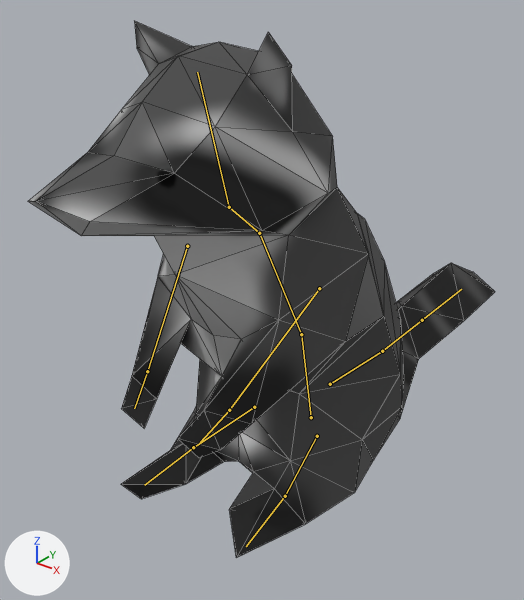
The Blender file Assets/Art/m_raccoon.blend: old version first, new version second.
Camera for both pictures: a 50 mm camera at (3.22, -4.77, 4.02) aimed at (-0.39, -0.26, 1.22). The axes (+X, +Y, +Z) are drawn at lower left. The lights are the same throughout. The bones that bend it are drawn over the model as lines. Mesh edges are drawn as thin lines.

Objects in the first picture: 'raccoon'.
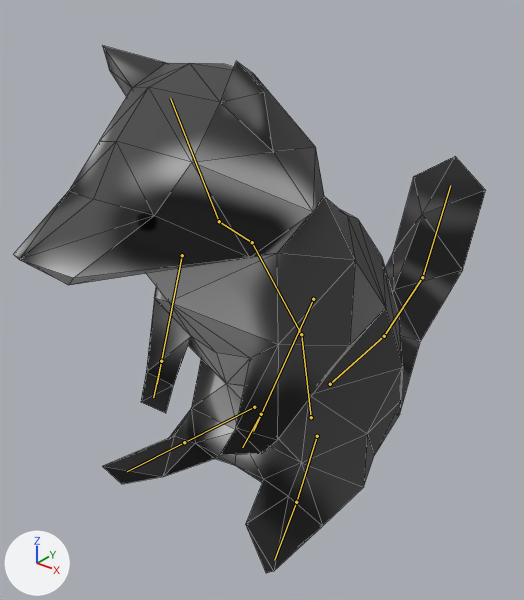
Commit message: Idle animation

The newer file adds an action. The first version stands in its rest pose; the second is drawn at frame 30 of the action 'idle'.

The edits, one by one:
Bone 'spine' (bone_spine) moves from (0.0, 0.0, 0.0) to (0.0, -0.04, -0.02).
Bone 'spine' (bone_spine) turns from (0, 0, 0) to (-5, 0, 0) degrees about its own x, y and z.
Bone 'head' (bone_head) turns from (0, 0, 0) to (-4, 0, 0) degrees about its own x, y and z.
Bone 'tail.root' (bone_tail_root) turns from (0, 0, 0) to (-10, 0, 0) degrees about its own x, y and z.
Bone 'tail.mid' (bone_tail_mid) turns from (0, 0, 0) to (16, 0, 0) degrees about its own x, y and z.
Bone 'tail.end' (bone_tail_end) turns from (0, 0, 0) to (37, 0, 0) degrees about its own x, y and z.
Bone 'IK.arm.L' (bone_ik_arm_l) moves from (0.0, 0.0, 0.0) to (0.08, 0.25, 0.13).
Bone 'IK.arm.L' (bone_ik_arm_l) turns from (0, 0, 0) to (26, 0, 0) degrees about its own x, y and z.
Bone 'IK.leg.L' (bone_ik_leg_l) moves from (0.0, 0.0, 0.0) to (0.11, 0.0, 0.0).
Bone 'IK.leg.L' (bone_ik_leg_l) turns from (0, 0, 0) to (0, 0, 14) degrees about its own x, y and z.
Bone 'IK.arm.R' (bone_ik_arm_r) moves from (0.0, 0.0, 0.0) to (-0.18, 0.28, 0.18).
Bone 'IK.arm.R' (bone_ik_arm_r) turns from (0, 0, 0) to (11, 0, 0) degrees about its own x, y and z.
Bone 'IK.leg.R' (bone_ik_leg_r) moves from (0.0, 0.0, 0.0) to (-0.11, 0.0, 0.0).
Bone 'IK.leg.R' (bone_ik_leg_r) turns from (0, 0, 0) to (0, 0, -14) degrees about its own x, y and z.

Boxes [x1, y1, x2, y2] around the edits, measured in the pictures (524 x 600 px):
'raccoon', posed: before [28, 21, 495, 558]; after [14, 46, 486, 573]
bone 'spine', root to tip: before (301, 334) to (259, 233); after (301, 334) to (252, 242)
bone 'head', root to tip: before (229, 207) to (197, 72); after (219, 221) to (170, 98)
bone 'tail.root', root to tip: before (330, 384) to (382, 351); after (330, 384) to (384, 336)
bone 'tail.mid', root to tip: before (382, 351) to (422, 320); after (384, 336) to (422, 277)
bone 'tail.end', root to tip: before (422, 320) to (461, 289); after (422, 277) to (450, 185)
